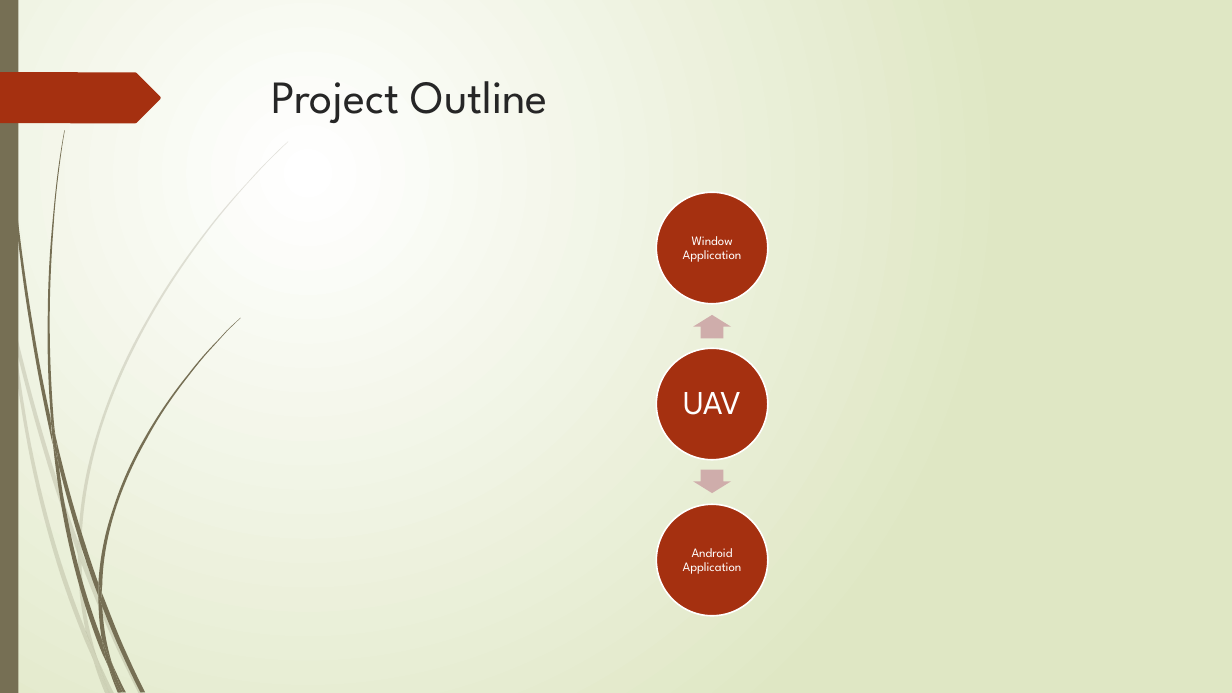
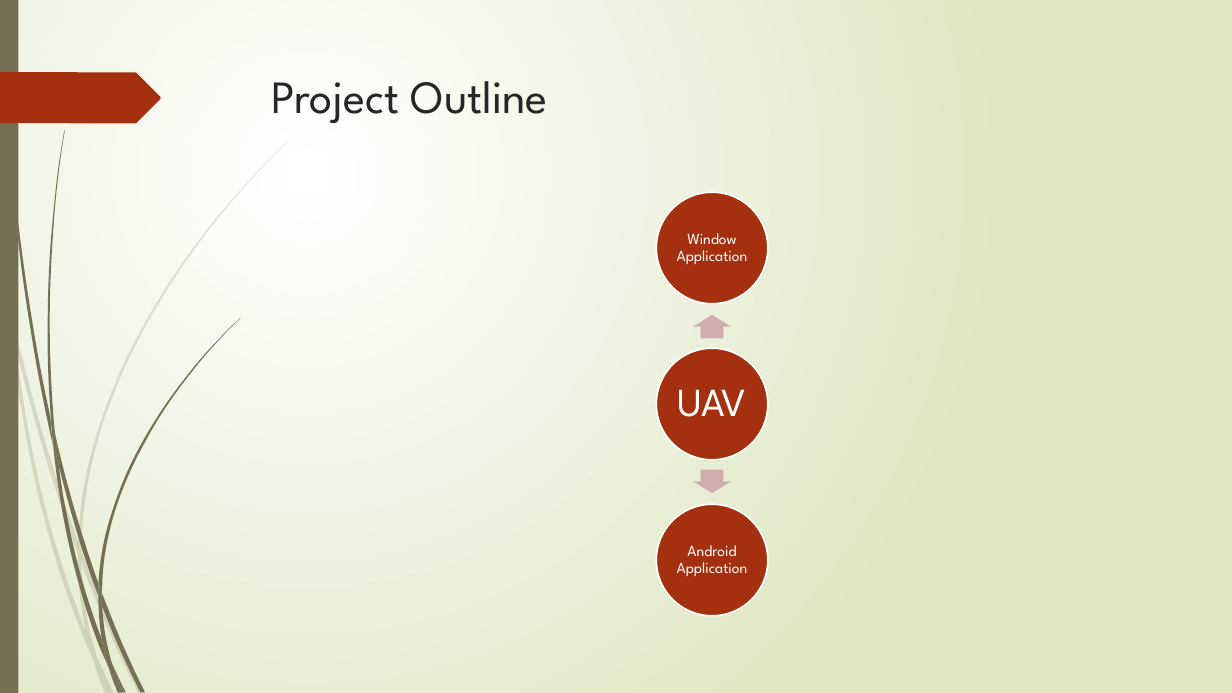
Before and after one commit to Ethan7102/FYP, a slide deck: slide 5 of FYP_document/Interim Report/Interim Report.pptx. Drawn at 1232x693 pixels with LibreOffice and Linux fonts; fonts in the diff are those of the drawing. Boxes give left, top, right and bottom in pixels: in the first picture for what was removed or moved away, otherwise in the second. Text is boxed around its words. In the diff, an @@ line names an element or a change of style, - is before the commit and + after.

```diff
--- a/FYP_document/Interim Report/Interim Report.pptx
+++ b/FYP_document/Interim Report/Interim Report.pptx
@@ text "Window Application" at (677,233,748,264): size 10 to 12 pt @@
@@ text "UAV" at (678,389,747,417): size 26 to 31 pt; more space between paragraphs @@
@@ text "Android Application" at (677,545,748,576): size 10 to 12 pt @@
```
Also in this commit, not shown: 8 other slides changed, 2 other files.
